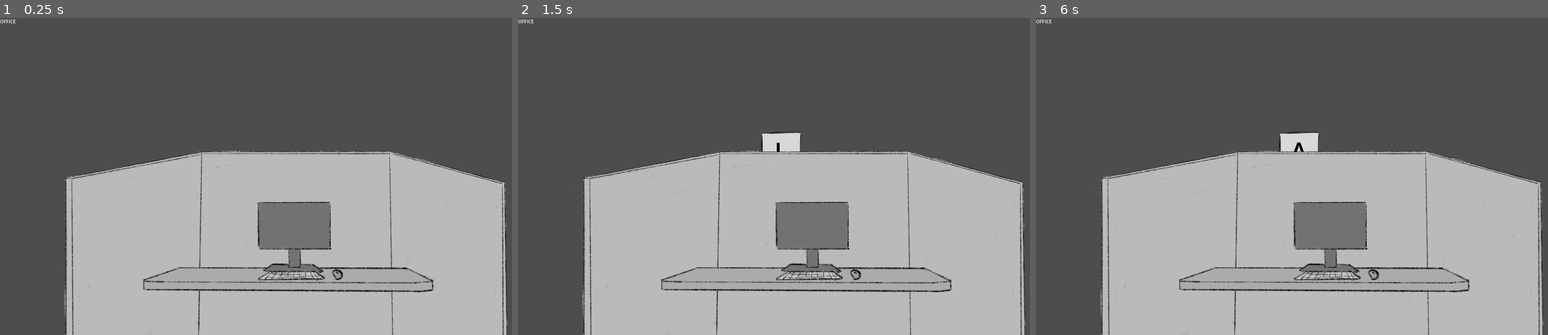
Above: before the commit, frames 1-3 (left to right).
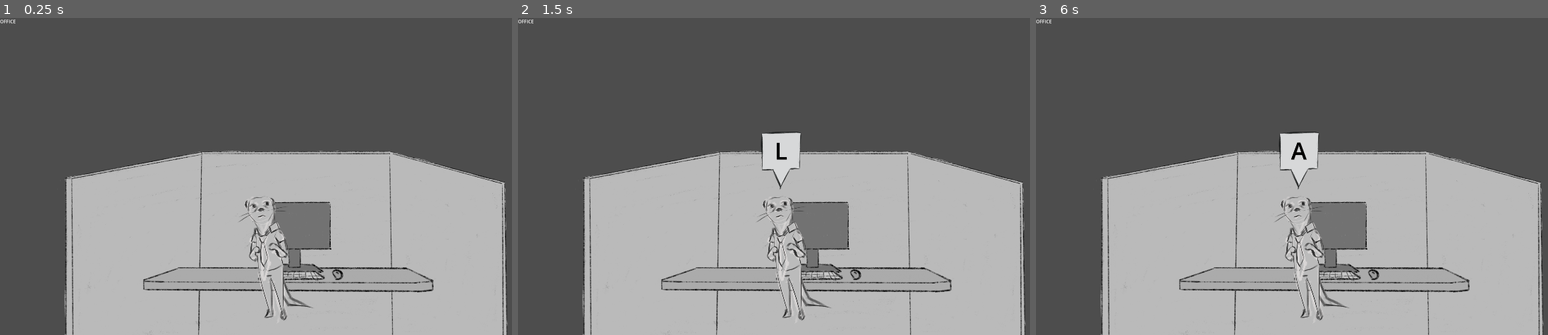
Above: after the commit, the same moments.

Repository: TheDingoose/JuiceGoose
Game: Godot game, scene res://main.tscn
Two runs of this game, one before a commit and one after it. Both use one fixed random seed, a clock stepped at 60 frames per second and the inputs below.
Inputs:
- Up to frame 1 (0.25 s): no input
- Up to frame 2 (1.5 s): tap Enter at 0.5 s; hold D 0.53-1.28 s; tap B at 0.6 s; tap Space at 1.25 s; hold S from 1.28 s (still down); tap C at 1.35 s
- Up to frame 3 (6 s): tap Enter at 2, 4.25 s; release S at 2.03 s; hold D 2.03-2.78 s; tap E at 2.1 s; tap Space at 2.75, 5 s; hold W 2.78-3.53 s; tap F at 2.85 s; hold A 3.53-5.03 s; tap G at 3.6 s; tap H at 4.35 s; hold S 5.03-5.78 s; tap I at 5.1 s; hold D from 5.78 s (still down); tap J at 5.85 s

The runs differ from the first frame. In frame 1, 1.3% of the frame differs, in the area x 46-62%, y 56-96%; in frame 2, 1.9%, in the area x 46-62%, y 42-96%; in frame 3, 1.9%.

Commit message:
z ordering for desk

Diff:
--- a/Scenes/Gameplay/MainOffice.tscn
+++ b/Scenes/Gameplay/MainOffice.tscn
@@ -16,31 +16,37 @@
 metadata/_edit_use_anchors_ = true
 
 [node name="Node2D" type="Node2D" parent="."]
+z_index = -1
 position = Vector2(-71, 134)
 scale = Vector2(1.06138, 1.06138)
 
 [node name="CubiclePlaceholde" type="Sprite2D" parent="Node2D"]
+z_index = -1
 position = Vector2(2238.6, 1173.95)
 scale = Vector2(0.872158, 0.743369)
 texture = ExtResource("1_2bajo")
 offset = Vector2(-1416, -1090)
 
 [node name="TablePlaceholder" type="Sprite2D" parent="Node2D"]
+z_index = -1
 position = Vector2(2400, 1344)
 texture = ExtResource("2_jfeng")
 offset = Vector2(-1415, -1092)
 
 [node name="ComputerPlaceholder" type="Sprite2D" parent="Node2D"]
+z_index = -1
 position = Vector2(2400, 1344)
 texture = ExtResource("3_1cwn0")
 offset = Vector2(-1371, -1102)
 
 [node name="KeyboardPlaceholder" type="Sprite2D" parent="Node2D"]
+z_index = -1
 position = Vector2(2400, 1344)
 texture = ExtResource("4_edhp2")
 offset = Vector2(-1377, -1097)
 
 [node name="MousePlaceholder" type="Sprite2D" parent="Node2D"]
+z_index = -1
 position = Vector2(2400, 1344)
 texture = ExtResource("5_0p643")
 offset = Vector2(-1359, -1093)
